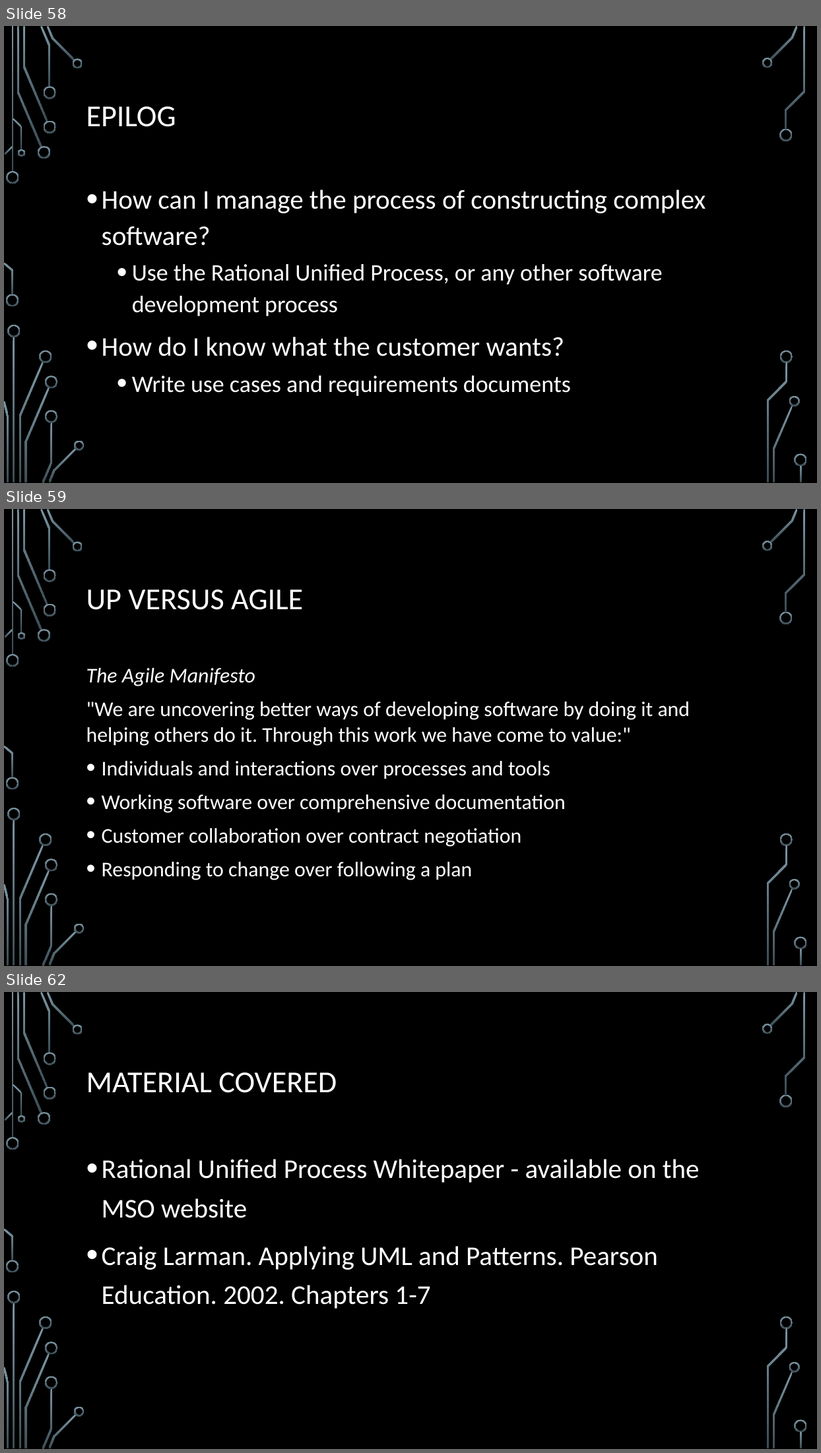
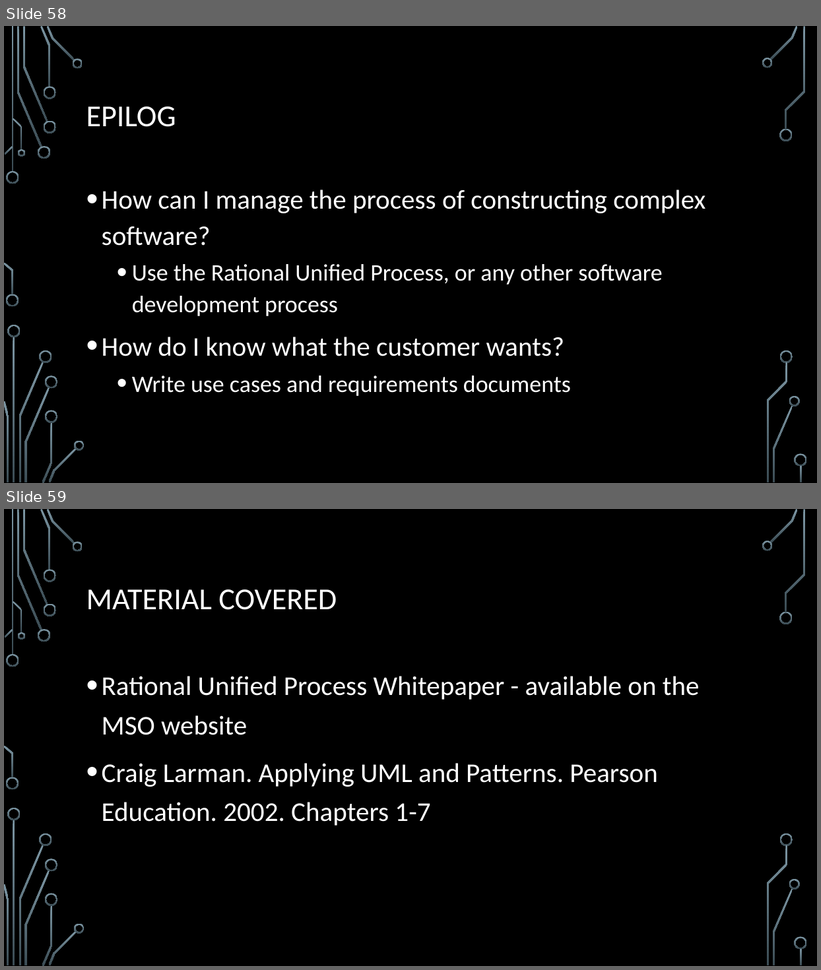
Before and after one commit to egges/mso, a slide deck: slides/Requirements Engineering.pptx. Shown one above the other, each under a label of ours: slides 58, 59 and 62 before the commit, slides 58 and 59 after it; the slides between them are not shown. The pictures are 821x1453 and 821x970 pixels, drawn with LibreOffice and Linux fonts; fonts in the diff are those of the drawing; background and template pictures are left out. Boxes give left, top, right and bottom in pixels: in the first picture for what was removed or moved away, otherwise in the second. Text is boxed around its words. In the diff, an @@ line names an element or a change of style, - is before the commit and + after.

```diff
--- a/slides/Requirements Engineering.pptx
+++ b/slides/Requirements Engineering.pptx
@@ slide 59 removed at (x1=4, y1=509, x2=817, y2=966), background picture (left out); not listed: 36 template elements that a slide beside it also shows @@
@@ title removed at (x1=86, y1=590, x2=303, y2=610) @@
-UP VERSUS AGILE
@@ text removed at (x1=86, y1=668, x2=690, y2=881) @@
-The Agile Manifesto
-"We are uncovering better ways of developing software by doing it and helping others do it. Through this work we have come to value:"
-• Individuals and interactions over processes and tools
-• Working software over comprehensive documentation
-• Customer collaboration over contract negotiation
-• Responding to change over following a plan
@@ what was slide 62 is now slide 59 @@
```
Also in this commit, not shown: 2 other slides removed, 2 other files.
